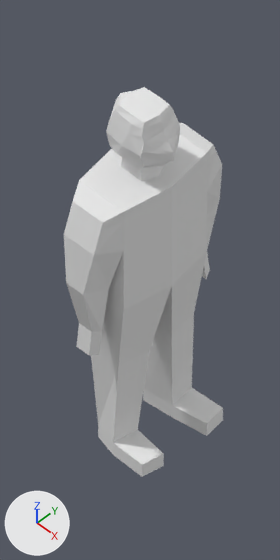
The Blender file assets/creatures/man.blend, before and after one commit.
Rendered twice from the file's camera 'Camera'. Every picture has the same lights, and +X, +Y and +Z are marked at lower left.

Names of what the first picture shows: 'man'.
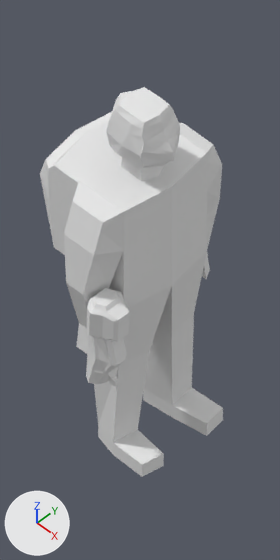
Scene script edits in JSON lines:
```json
{"block": "me_cube_001", "where": "# used by ob_man; location = (3.15, -3.06, 0.49); scale = (0.411, 0.768, 1.17)"}
{"op": "remove", "block": "me_cube_001", "code": "me_cube_001.from_pydata(...)  # 197 vertices, 188 faces; spans x -1.42..1.83, y -1.62..1.67, z -2.46..2.56"}
{"op": "add", "block": "me_cube_001", "code": "me_cube_001.from_pydata(...)  # 347 vertices, 331 faces; spans x -3.46..1.83, y -1.75..1.67, z -2.46..2.56"}
{"block": "me_cube_001", "change": "me_cube_001 part 1: a new loose piece of 102 vertices spanning x 0.28..1.63, y -1.75..-1.0, z -0.94..0.37, in mat_material_001 (white #e7e7e7)"}
{"block": "me_cube_001", "change": "me_cube_001 part 2"}
{"block": "me_cube_001", "change": "1 vertex is removed from x -1.42, y 0.02, z 0.93"}
{"block": "me_cube_001", "change": "18 faces are deleted"}
{"block": "me_cube_001", "change": "1 vertex moves from x -1.42, y 0.02, z 0.2 to x -1.42, y 0.02, z 0.06"}
{"block": "me_cube_001", "change": "49 vertices are added at x -3.46..1.0, y -0.98..1.02, z 0.06..1.56"}
{"block": "me_cube_001", "change": "61 new faces join them"}
```

Where the change shows, as pixel boxes [x1, y1, x2, y2] in the pictures (280 x 560 px):
```json
{"object": "man", "change": "reshaped", "before": [64, 87, 223, 477], "after": [40, 87, 223, 477], "on screen": "15% wider"}
{"part": 1, "of": "me_cube_001", "change": "added", "after": [86, 288, 129, 387]}
{"part": 2, "of": "me_cube_001", "change": "built on", "before": [80, 134, 222, 255], "after": [40, 112, 222, 255]}
```
